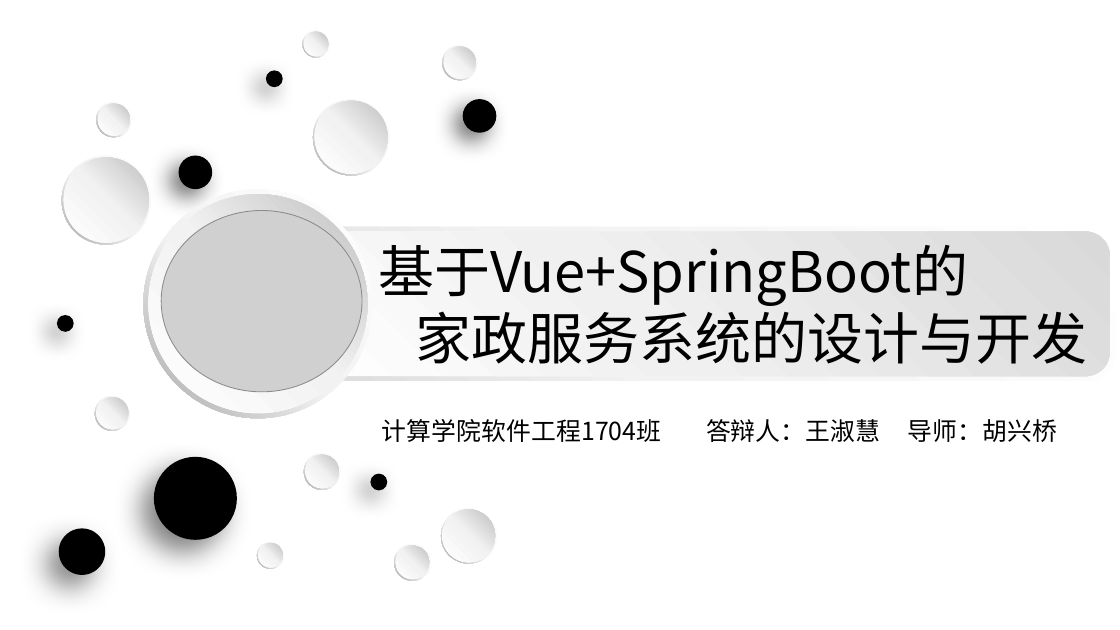
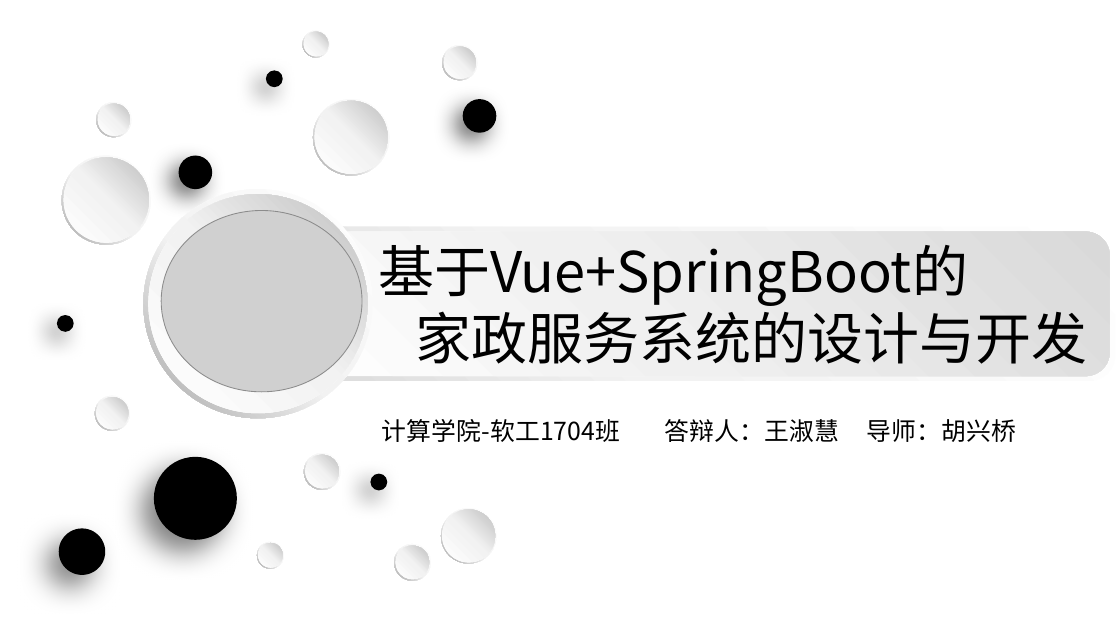
Before and after one commit to wvenasse/March_Half, a slide deck: slide 1 of doc/毕业生答辩/毕业答辩.pptx. Drawn at 1120x630 pixels with LibreOffice and Linux fonts; fonts in the diff are those of the drawing; grey boxes stand for pictures; background and template pictures are left out. Boxes give left, top, right and bottom in pixels: in the first picture for what was removed or moved away, otherwise in the second. Text is boxed around its words. In the diff, an @@ line names an element or a change of style, - is before the commit and + after.

```diff
--- a/doc/毕业生答辩/毕业答辩.pptx
+++ b/doc/毕业生答辩/毕业答辩.pptx
@@ text at box(382, 419, 1016, 442): text changed @@
-计算学院软件工程1704班 答辩人：王淑慧 导师：胡兴桥
+计算学院-软工1704班 答辩人：王淑慧 导师：胡兴桥
```
Also in this commit, not shown: 3 other slides changed, 38 other files.
